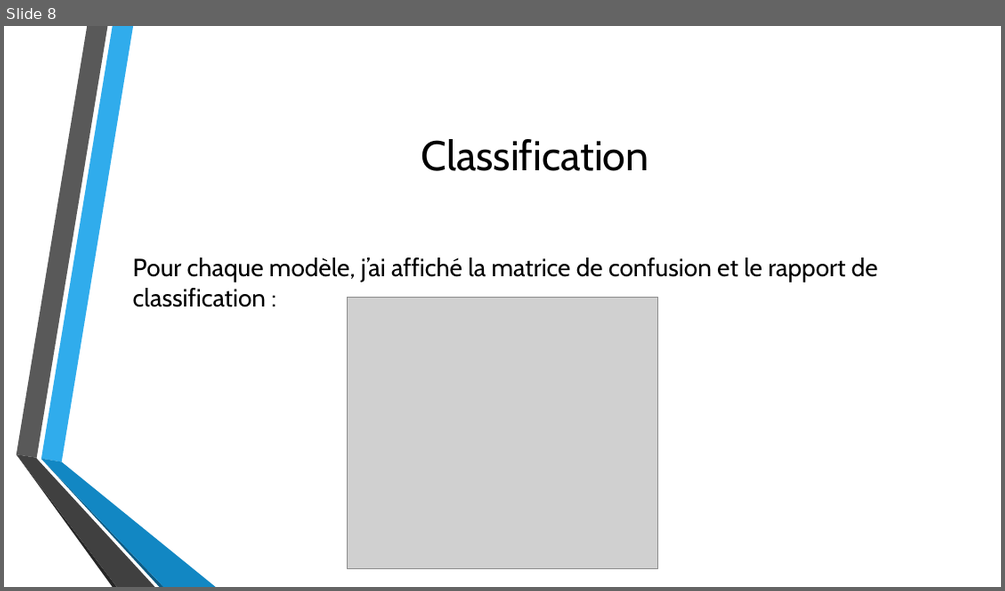
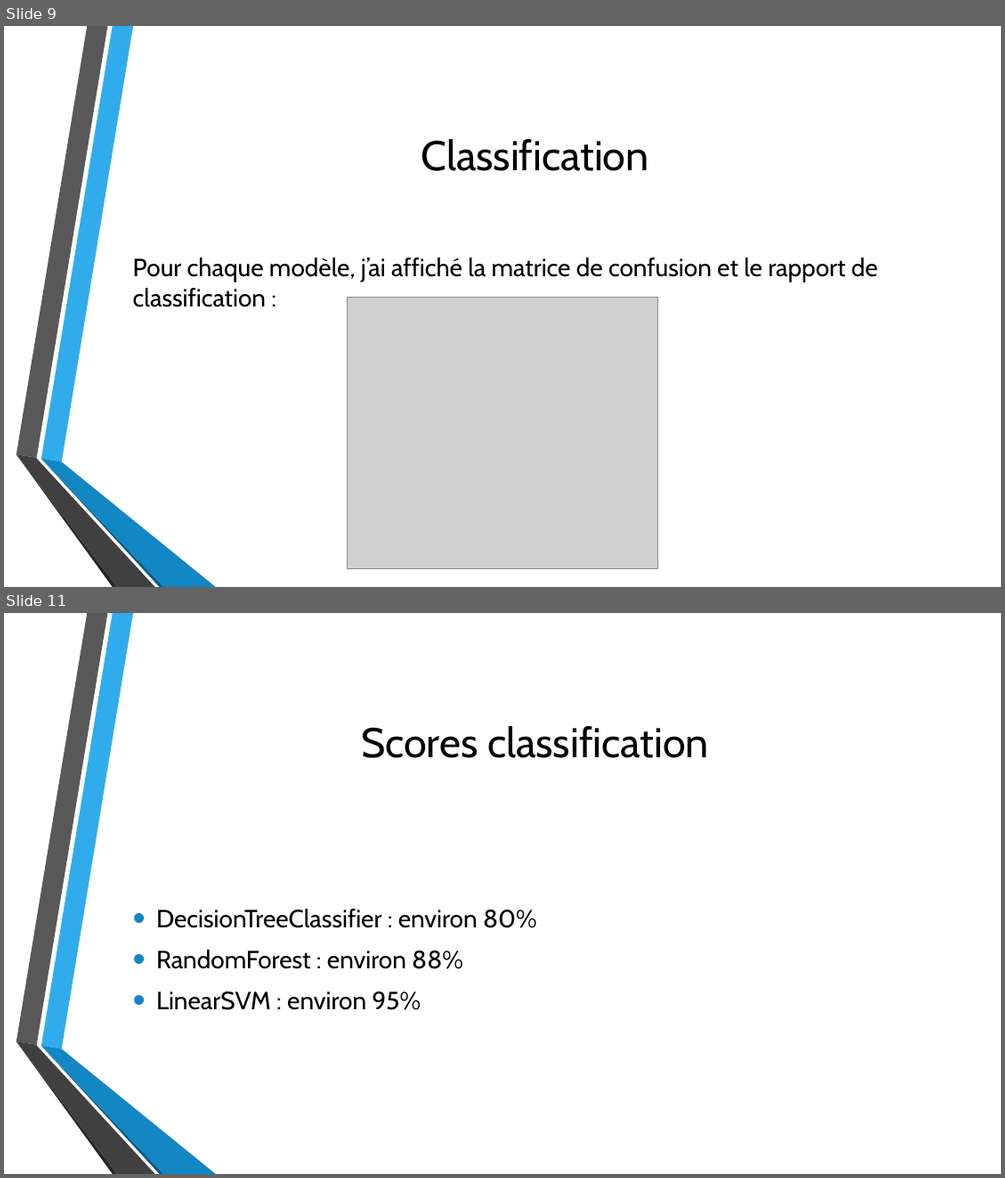
Before and after one commit to HenD-11/PythonForDataAnalysis, a slide deck: PPT_python4data.pptx. Shown one above the other, each under a label of ours: slide 8 before the commit, slides 9 and 11 after it; the slides between them are not shown. The pictures are 1005x591 and 1005x1178 pixels, drawn with LibreOffice and Linux fonts; fonts in the diff are those of the drawing; grey boxes stand for pictures; background and template pictures are left out. Boxes give left, top, right and bottom in pixels: in the first picture for what was removed or moved away, otherwise in the second. Text is boxed around its words. In the diff, an @@ line names an element or a change of style, - is before the commit and + after.

```diff
--- a/PPT_python4data.pptx
+++ b/PPT_python4data.pptx
@@ slide 11 added at (4, 613, 1001, 1174), background picture (left out); not listed: 6 template elements that a slide beside it also shows @@
@@ title added at (361, 726, 709, 758), 40 pt, text #000000 @@
+Scores classification
@@ text added at (156, 908, 537, 1010), 24 pt, text #000000 @@
+• DecisionTreeClassifier : environ 80%
+• RandomForest : environ 88%
+• LinearSVM : environ 95%
@@ what was slide 8 is now slide 9 @@
```
Also in this commit, not shown: 3 other slides added.
